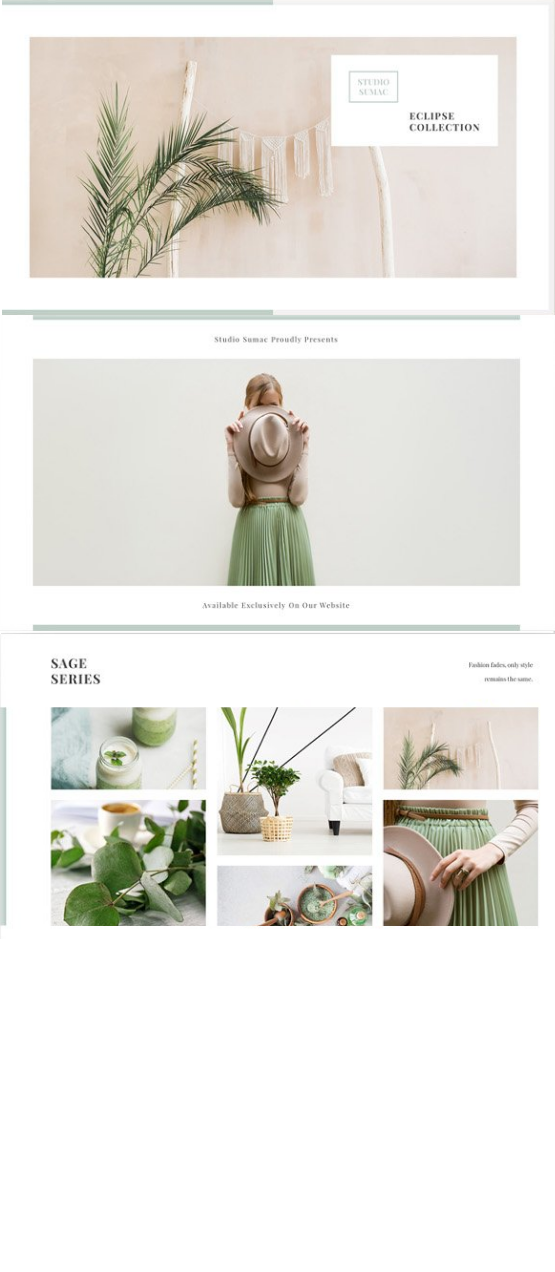
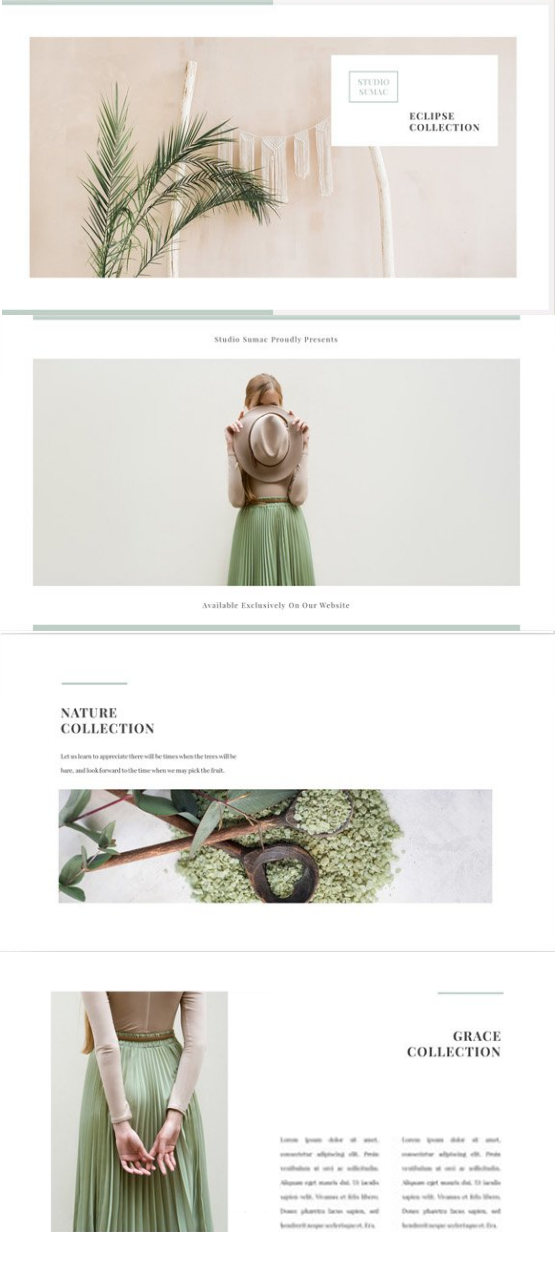
Revision of a layered 555 x 1272 image; what changed, layer by layer:
showed "page 3_2" over 50, 990, 504, 1232
hid "page 2_2" over 0, 634, 555, 952
